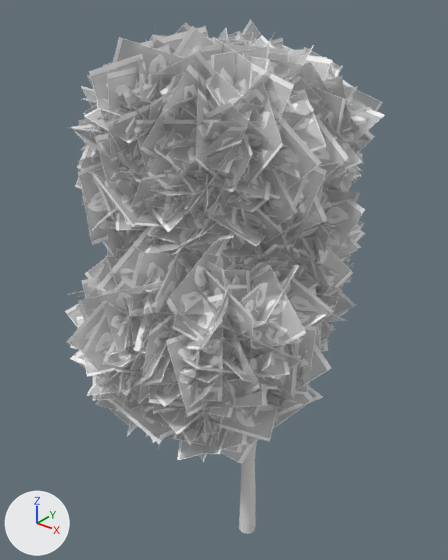
Before and after pictures for a commit that changed the FBX model Assets/Art/Models/AlpineModels/Flora/SM_Tree_Remade_02.fbx.
Both versions are drawn from a 50 mm lens placed at (6.49, 11.24, 12.11), pointed at (-0.74, 20.28, 6.51). Lighting does not change. The marker at lower left points along +X, +Y and +Z. Where no turn or scale is listed for an object, it has been applied to the vertices.

In view in the first picture: 'leaf_grayscale.001', 'leaf_grayscale.002', 'leaf_grayscale.003', 'tree'.
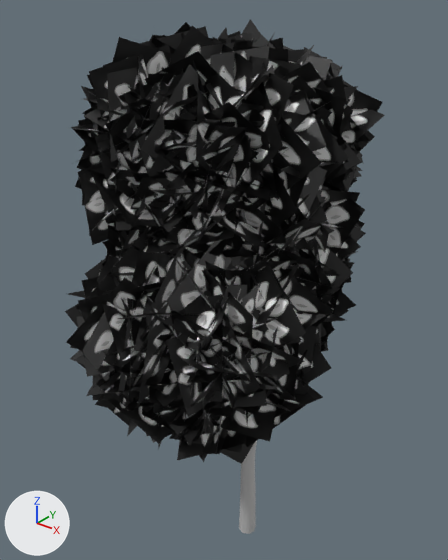
The newer file is also rescaled (x0.474), turned or shifted as a whole; pictures and numbers use the older file's frame.

Diff of the bpy script that builds the scene:
```diff
--- a/Assets/Art/Models/AlpineModels/Flora/SM_Tree_Remade_02.fbx.py
+++ b/Assets/Art/Models/AlpineModels/Flora/SM_Tree_Remade_02.fbx.py
@@ img_leaf_grayscale_png @@
-img_leaf_grayscale_png = load_image('leaf_grayscale.png', '../../../Materials/leaf_grayscale.png', 512, 512, 'Non-Color')
+img_leaf_grayscale_png = load_image('leaf_grayscale.png', '../../../Materials/leaf_grayscale.png', 512, 512, 'sRGB')
@@ mat_leaf_grayscale @@
 n2 = _N.new('ShaderNodeTexImage'); n2.name = 'Image Texture'
 n0 = _N.new('ShaderNodeBsdfPrincipled'); n0.name = 'Principled BSDF'
 n2.image = img_leaf_grayscale_png
-n2.extension = 'EXTEND'
-n3 = _N.new('ShaderNodeTexImage'); n3.name = 'Image Texture.001'
-n3.image = img_leaf_grayscale_png
-n3.extension = 'EXTEND'
 _L.new(n2.outputs[0], n0.inputs[0])  # 'Color' to 'Base Color'
-_L.new(n3.outputs[0], n0.inputs[4])  # 'Color' to 'Alpha'
 _L.new(n0.outputs[0], n1.inputs[0])  # 'BSDF' to 'Surface'
@@ mat_lambert1 @@
+mat_lambert1 = principled_material('lambert1')
+mat_lambert1.base_color = (0.5, 0.5, 0.5)  # grey #bcbcbc
@@ me_tree @@
 me_tree.from_pydata(...)  # 1272 vertices, 1184 faces; spans x -1.56..1.03, y -1.79..1.29, z 0.0..9.25
+me_tree.materials.append(mat_lambert1)  # grey #bcbcbc
```

Boxes (x1, y1, x2, y2) around the edits, measured in the pictures (448 x 560 px):
'leaf_grayscale.002', surface changed (grey to black)
    both: (71, 19, 384, 270)
'leaf_grayscale.003', surface changed (grey to black)
    both: (65, 168, 365, 464)
'tree', recoloured
    both: (239, 441, 257, 534)
'leaf_grayscale.001', surface changed
    both: (347, 220, 366, 262)
